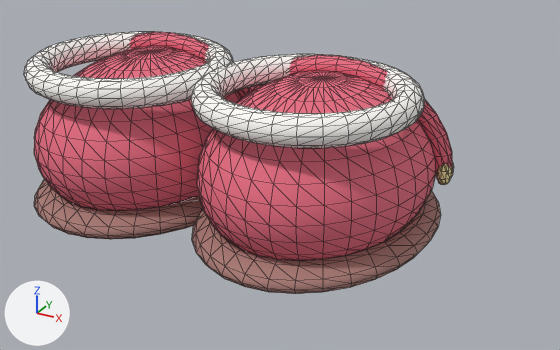
Before and after pictures for a commit that changed the glTF model modules/Wardrobe/Models/Clothes/mary_janes.glb.
Rendered twice from a 50 mm camera at (0.321, -0.479, 0.29) aimed at (0.046, 0.02, 0.04). The axes (+X, +Y, +Z) are drawn at lower left. The lights are the same throughout. The first picture is the older version. Mesh edges are drawn as thin lines.

In view in the first picture: 'LegL', 'LegR'.
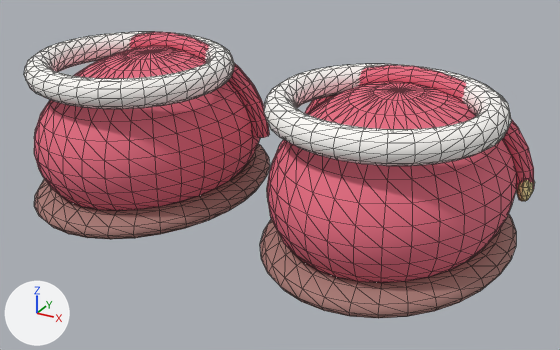
The newer file is also turned or shifted as a whole; pictures and numbers use the older file's frame.

Changed parts and their boxes [x1, y1, x2, y2] in the pictures (560 x 350 px):
'LegR', moved
    before: [191, 54, 454, 294]
    after: [260, 64, 535, 318]

The change, as a diff of the scene's bpy script:
```diff
--- a/modules/Wardrobe/Models/Clothes/mary_janes.glb.py
+++ b/modules/Wardrobe/Models/Clothes/mary_janes.glb.py
@@ me_legr @@
 # used by ob_legr; location = (0.08, 0.0, 0.42)
-me_legr.from_pydata(...)  # 1109 vertices, 2156 faces; spans x -0.096..0.096, y -0.095..0.145, z -0.42..-0.286
+me_legr.from_pydata(...)  # 1109 vertices, 2156 faces; spans x -0.036..0.156, y -0.095..0.145, z -0.42..-0.286
+# me_legr part 1: the whole mesh is moved by (0.06, 0.0, 0.0)
 me_legr.materials.append(mat_cloth)
```
